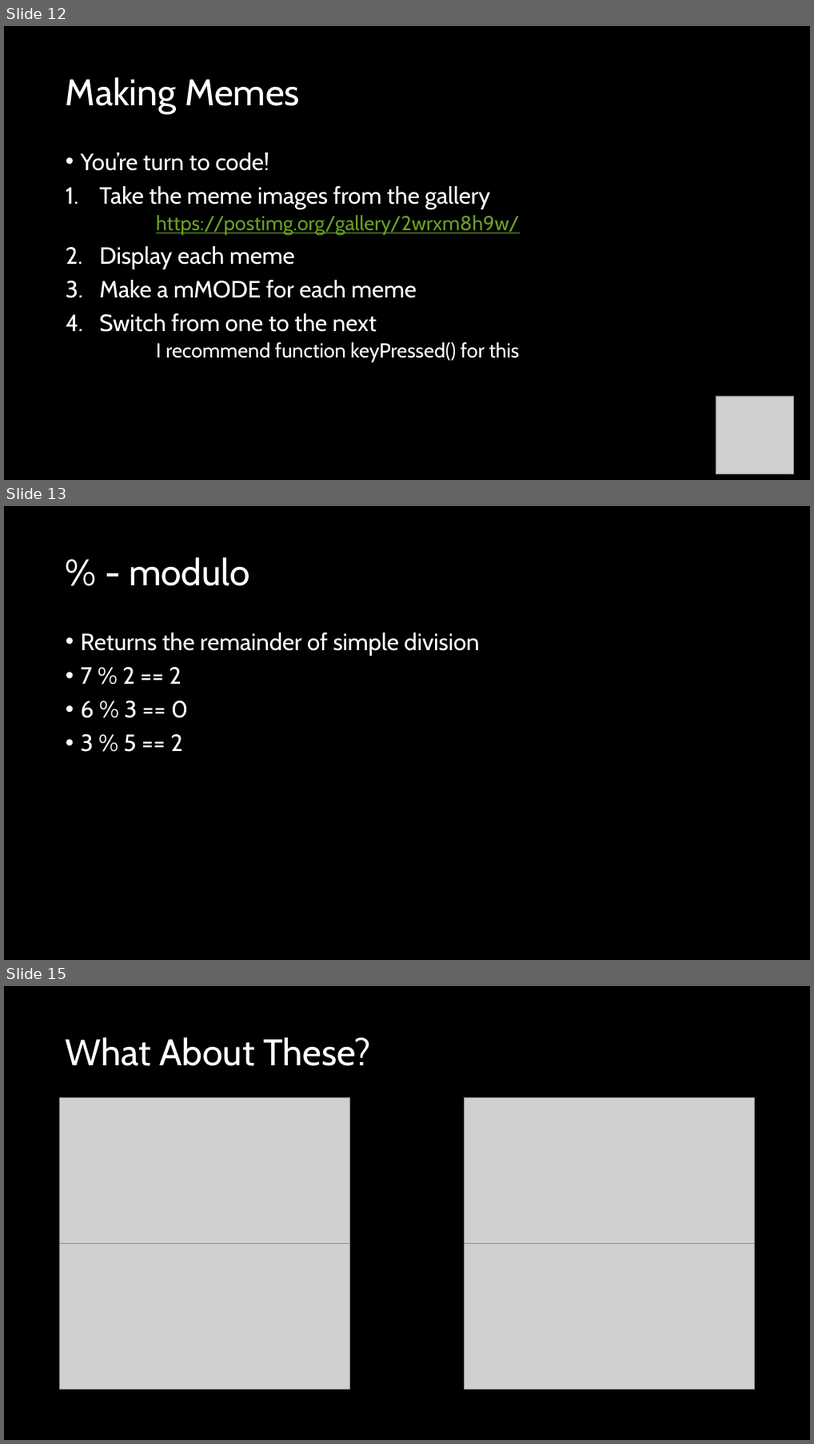
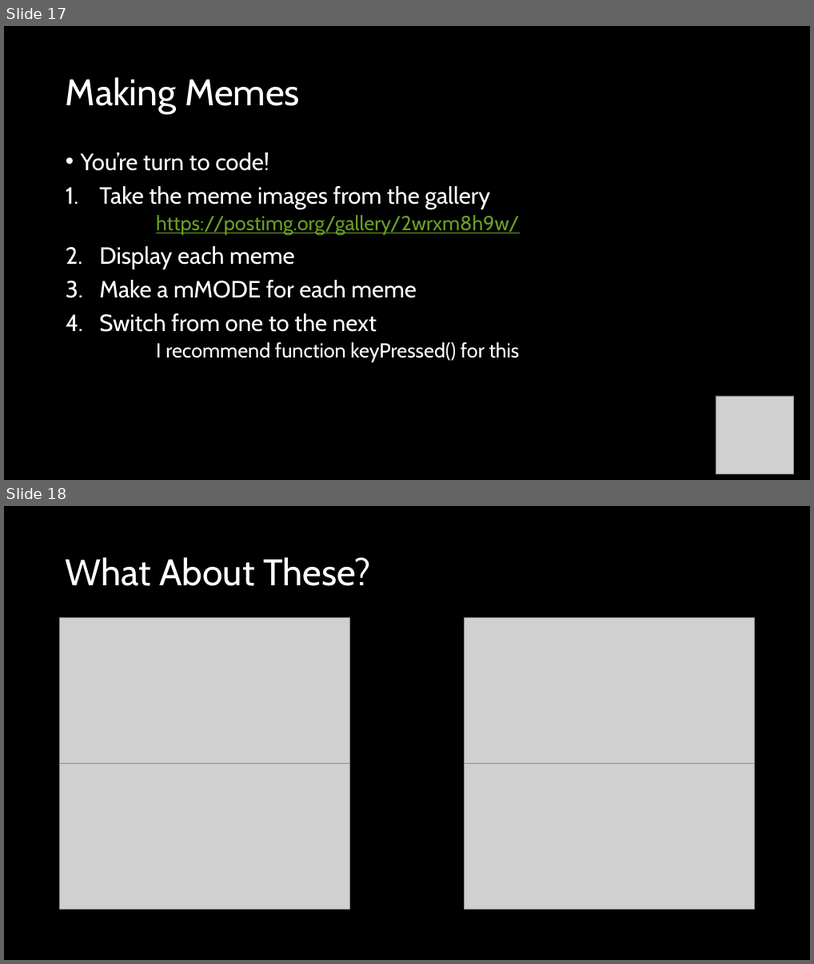
Before and after one commit to crhallberg/IMM120, a slide deck: Presentations/2018-10-01 - Event and Media.pptx. Shown one above the other, each under a label of ours: slides 12, 13 and 15 before the commit, slides 17 and 18 after it; the slides between them are not shown. The pictures are 814x1444 and 814x964 pixels, drawn with LibreOffice and Linux fonts; fonts in the diff are those of the drawing; grey boxes stand for pictures. Boxes give left, top, right and bottom in pixels: in the first picture for what was removed or moved away, otherwise in the second. Text is boxed around its words. In the diff, an @@ line names an element or a change of style, - is before the commit and + after.

```diff
--- a/Presentations/2018-10-01 - Event and Media.pptx
+++ b/Presentations/2018-10-01 - Event and Media.pptx
@@ slide 13 removed at <box>4,506,810,960</box>, background #000000 @@
@@ title removed at <box>129,557,250,586</box> @@
-% - modulo
@@ text removed at <box>81,632,479,752</box> @@
-• Returns the remainder of simple division
-• 7 % 2 == 2
-• 6 % 3 == 0
-• 3 % 5 == 2
@@ what was slide 12 is now slide 17 @@
@@ what was slide 15 is now slide 18 @@
```
Also in this commit, not shown: 2 slides changed, 5 slides added, 1 other slide removed.
